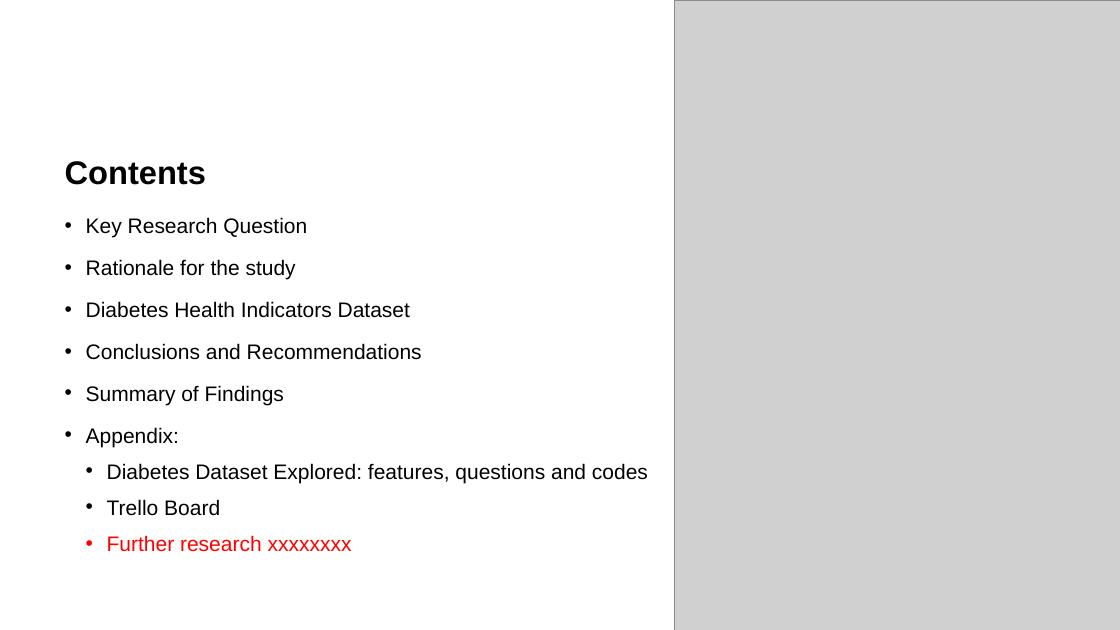
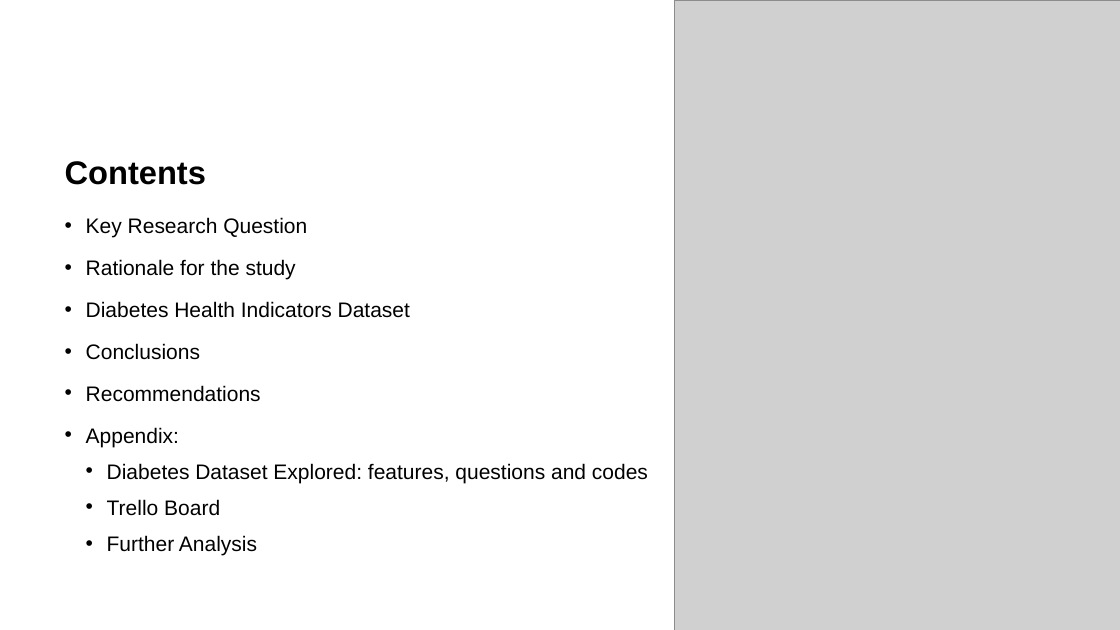
Before and after one commit to teresamcgarry/diabetes, a slide deck: slide 7 of presentation/diabetes_presentation.pptx (slide 2 before the commit). Drawn at 1120x630 pixels with LibreOffice and Linux fonts; fonts in the diff are those of the drawing; grey boxes stand for pictures; background and template pictures are left out. Boxes give left, top, right and bottom in pixels: in the first picture for what was removed or moved away, otherwise in the second. Text is boxed around its words. In the diff, an @@ line names an element or a change of style, - is before the commit and + after.

```diff
--- a/presentation/diabetes_presentation.pptx
+++ b/presentation/diabetes_presentation.pptx
@@ text at (86, 343, 261, 402): text changed @@
-• Conclusions and Recommendations
-• Summary of Findings
+• Conclusions
+• Recommendations
@@ text at (107, 535, 257, 555): text changed; text colour #FF0000 to #000000 @@
-  • Further research xxxxxxxx
+  • Further Analysis
```
Also in this commit, not shown: 5 other slides changed, 6 slides added, 2 slides removed.
